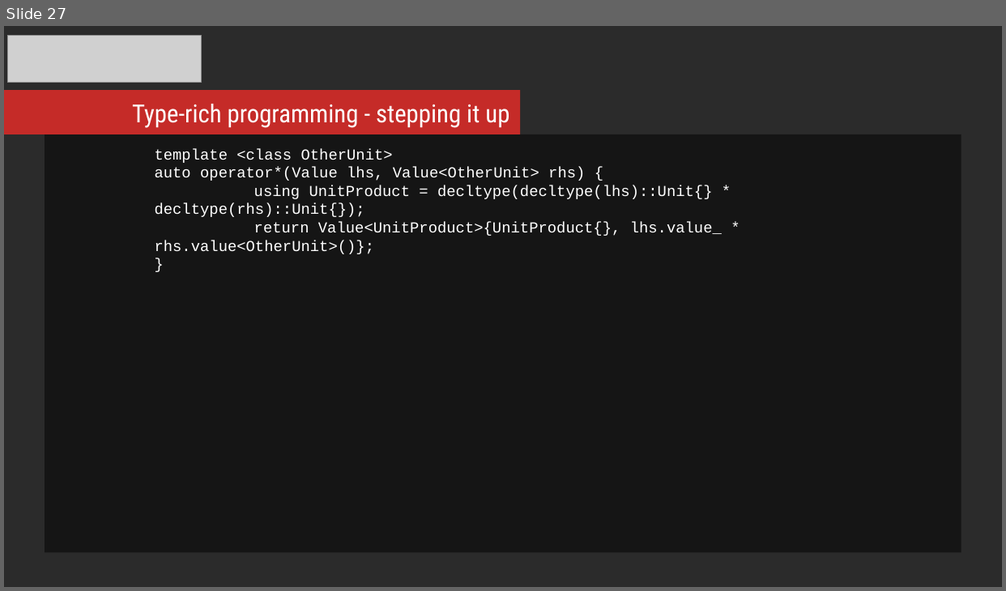
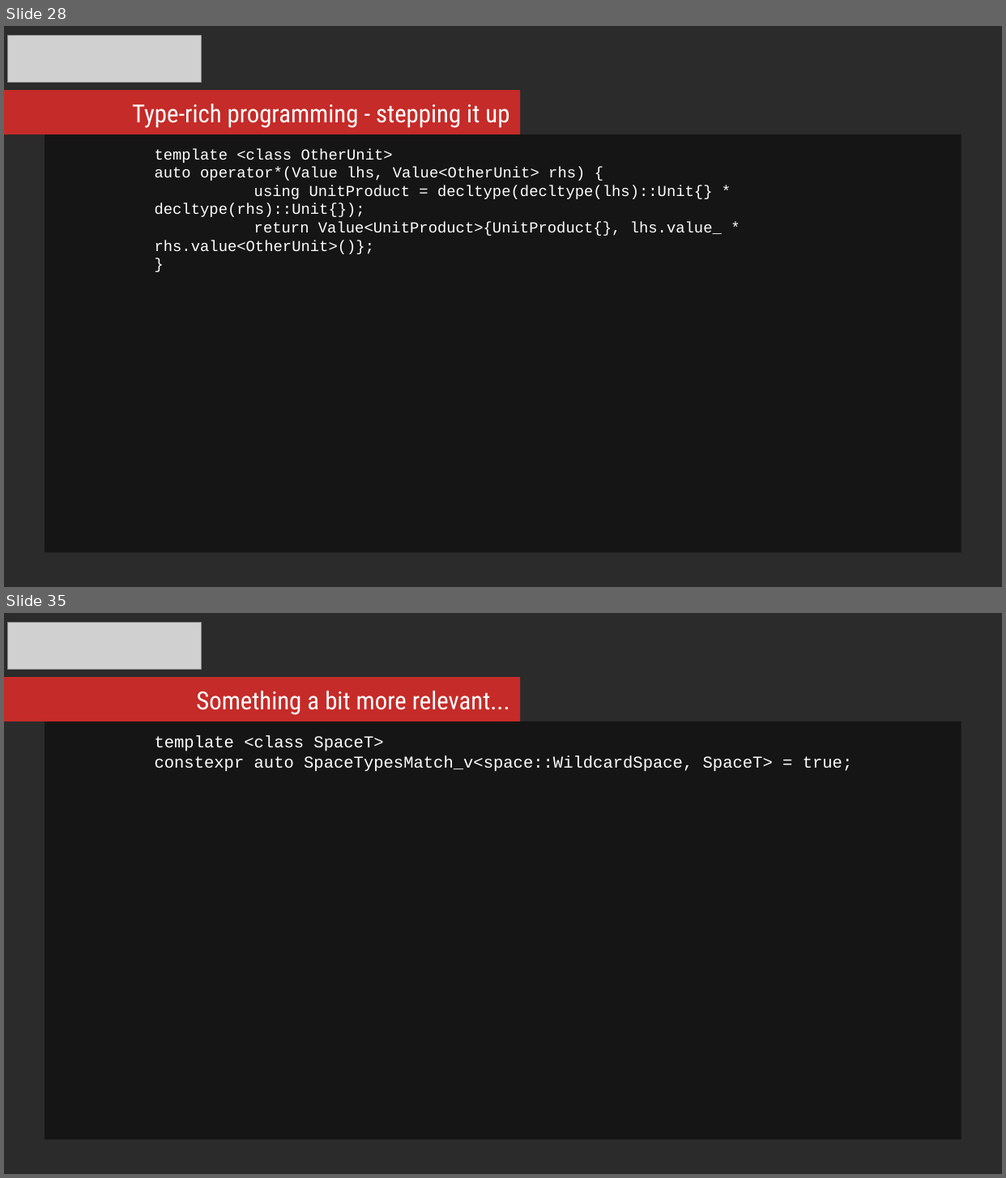
Before and after one commit to mikosz/type-safety, a slide deck: ask-not-what-you-can-do-for-the-compiler.odp. Shown one above the other, each under a label of ours: slide 27 before the commit, slides 28 and 35 after it; the slides between them are not shown. The pictures are 1006x591 and 1006x1178 pixels, drawn with LibreOffice and Linux fonts; fonts in the diff are those of the drawing; grey boxes stand for pictures; background and template pictures are left out; a plain dark background stands for a picture behind light text. Boxes give left, top, right and bottom in pixels: in the first picture for what was removed or moved away, otherwise in the second. Text is boxed around its words. In the diff, an @@ line names an element or a change of style, - is before the commit and + after.

```diff
--- a/ask-not-what-you-can-do-for-the-compiler.odp
+++ b/ask-not-what-you-can-do-for-the-compiler.odp
@@ slide 35 added at [4, 613, 1002, 1174], background picture (left out) @@
@@ picture added at [8, 622, 202, 669] @@
@@ rectangle added at [4, 677, 520, 721], fill #C52B28 @@
@@ text added at [196, 691, 510, 715], 18 pt, text #FFFFFF @@
+Something a bit more relevant...
@@ rectangle added at [45, 722, 961, 1139], fill #000000 at 51% opacity, 12 pt, text #FFFFFF @@
+template <class SpaceT>
+constexpr auto SpaceTypesMatch_v<space::WildcardSpace, SpaceT> = true;
@@ what was slide 27 is now slide 28 @@
```
Also in this commit, not shown: 8 other slides added, 12 other files.
